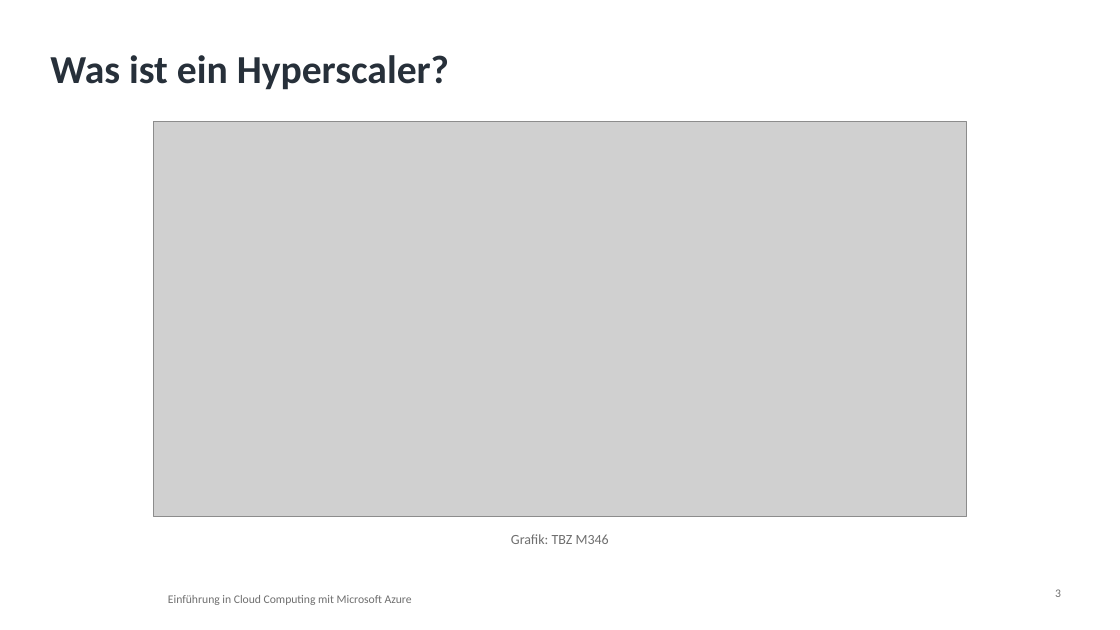
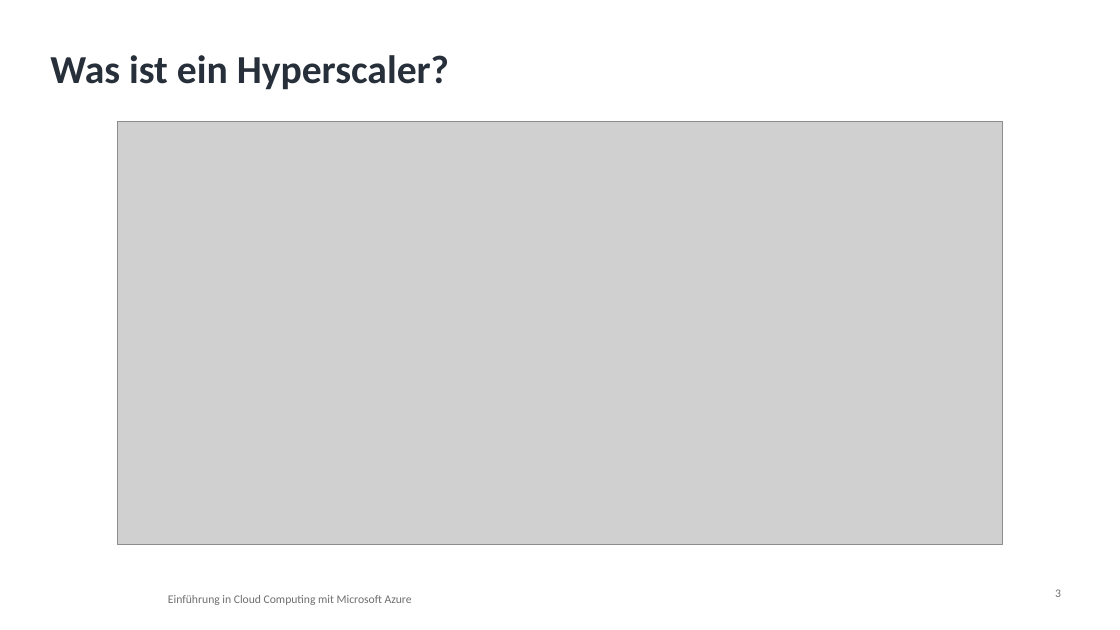
Before and after one commit to pat-teacher/azure-basics-training, a slide deck: slide 3 of praesentationen/input-02-cloud-grundlagen.pptx. Drawn at 1120x630 pixels with LibreOffice and Linux fonts; fonts in the diff are those of the drawing; grey boxes stand for pictures; background and template pictures are left out. Boxes give left, top, right and bottom in pixels: in the first picture for what was removed or moved away, otherwise in the second. Text is boxed around its words. In the diff, an @@ line names an element or a change of style, - is before the commit and + after.

```diff
--- a/praesentationen/input-02-cloud-grundlagen.pptx
+++ b/praesentationen/input-02-cloud-grundlagen.pptx
@@ picture: place and size @@
-picture at [154,122,967,517]
+picture at [118,122,1002,544]
@@ text removed at [511,534,609,544] @@
-Grafik: TBZ M346
```
Also in this commit, not shown: 7 other files.
